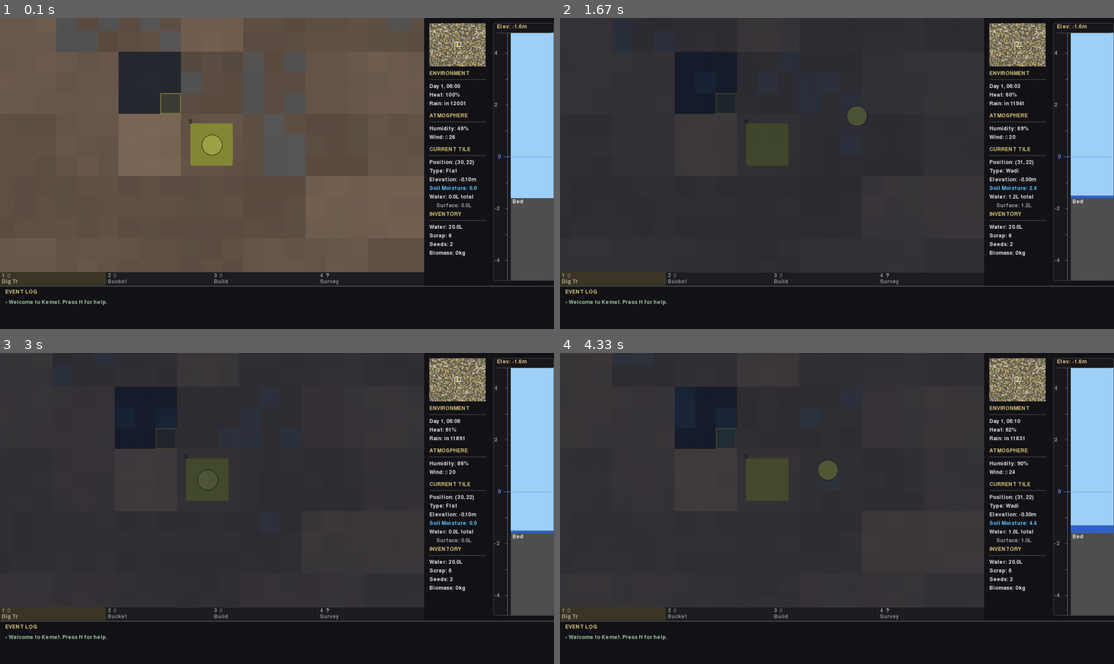
Above: before the commit, frames 1-4 (two rows, left to right).
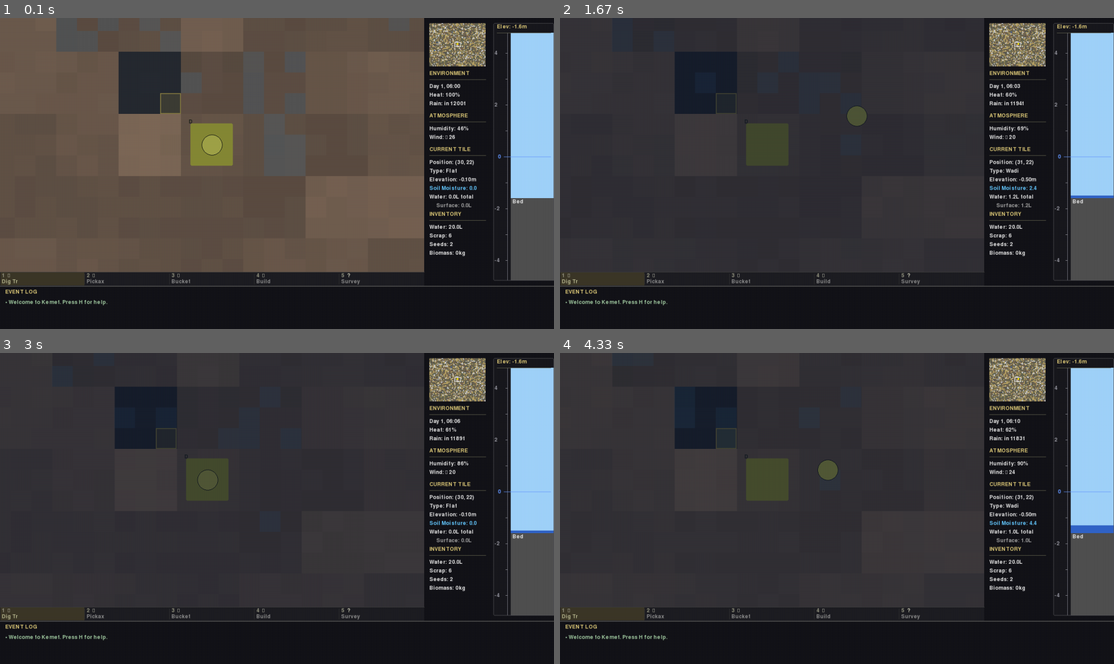
Above: after the commit, the same moments.

Repository: TimPasquini/Kemet
Game: pygame game, started from pygame_runner.py
Same seed, same stepped clock (60 frames per second), same inputs: the game is played once before the commit and once after it.
Inputs:
- Up to frame 1 (0.1 s): no input
- Up to frame 2 (1.67 s): hold D 0.33-0.8 s; hold W 0.83-1.13 s; hold D 1.17-1.63 s
- Up to frame 3 (3 s): hold A 1.67-2.2 s; hold S 2.23-2.53 s; hold A 2.57-2.97 s
- Up to frame 4 (4.33 s): hold W 3-3.37 s; hold D 3.4-4.03 s; hold S from 4.07 s (still down)

The runs differ from the first frame. In frame 1, 0.4% of the frame differs, in the area x 15-65%, y 81-86%; in frame 2, 0.4%; in frame 3, 0.4%; in frame 4, 0.4%.

Commit message:
Refactor terrain tools for incremental modification and bedrock access
- Update  and  in  to support , allowing tools to target specific soil layers.
- Add  to the default toolset.
- Update  dispatch in  to pass arguments to handlers.
- Refactor  to be permissive: removes tool strength checks and allows digging of any exposed layer (including bedrock).
- Refactor  to be permissive: uses scrap if available but functions without it.
- Update  to remove immutability checks for , enabling deep excavation.
- Ensure terrain modification is incremental (2 units/20cm per action) rather than clearing entire layers at once.

Diff:
--- a/ground.py
+++ b/ground.py
@@ -184,7 +184,9 @@
         """Set the depth for a specific layer."""
         depth = max(0, depth)  # Can't have negative depth
 
-        if layer == SoilLayer.REGOLITH:
+        if layer == SoilLayer.BEDROCK:
+            self.bedrock_depth = depth
+        elif layer == SoilLayer.REGOLITH:
             self.regolith_depth = depth
         elif layer == SoilLayer.SUBSOIL:
             self.subsoil_depth = depth
@@ -194,7 +196,6 @@
             self.topsoil_depth = depth
         elif layer == SoilLayer.ORGANICS:
             self.organics_depth = depth
-        # Bedrock depth is immutable
 
     def get_layer_elevation_range(self, layer: SoilLayer) -> Tuple[int, int]:
         """
@@ -244,9 +245,6 @@
 
     def add_material_to_layer(self, layer: SoilLayer, amount: int) -> None:
         """Add material to a layer (increases depth)."""
-        if layer == SoilLayer.BEDROCK:
-            return  # Can't modify bedrock
-
         current = self.get_layer_depth(layer)
         self.set_layer_depth(layer, current + amount)
 
@@ -256,9 +254,6 @@
 
         Returns the actual amount removed (could be less if layer is thinner).
         """
-        if layer == SoilLayer.BEDROCK:
-            return 0  # Can't modify bedrock
-
         current = self.get_layer_depth(layer)
         actual_removed = min(amount, current)
         self.set_layer_depth(layer, current - actual_removed)
--- a/main.py
+++ b/main.py
@@ -122,6 +122,14 @@
     trench_grid: np.ndarray | None = None     # Shape: (width*3, height*3), dtype=uint8
     terrain_changed: bool = True              # Flag to trigger elevation grid rebuild
 
+    # === Unified Terrain State (The Source of Truth) ===
+    # Shape: (6, width*3, height*3), dtype=int32. Index using SoilLayer enum.
+    terrain_layers: np.ndarray | None = None
+    # Shape: (width*3, height*3), dtype=int32. Base elevation of bedrock.
+    bedrock_base: np.ndarray | None = None
+    # Shape: (width*3, height*3), dtype=int32. Micro-terrain offset in depth units.
+    elevation_offset_grid: np.ndarray | None = None
+
     # === Player convenience properties for backwards compatibility ===
     @property
     def player(self) -> Point:
@@ -167,6 +175,20 @@
         subsquare = tile.subgrid[local_x][local_y]
         return tile, subsquare, (local_x, local_y)
 
+    def is_subsquare_blocked(self, sub_x: int, sub_y: int) -> bool:
+        """Check if a subsquare is blocked for movement."""
+        # Bounds check
+        if not (0 <= sub_x < self.width * 3 and 0 <= sub_y < self.height * 3):
+            return True
+
+        # Check for structure (O(1) lookup)
+        if (sub_x, sub_y) in self.structures:
+            return True
+
+        # Future: Check for impassable terrain types in your new unified grid
+
+        return False
+
     # === Weather convenience properties ===
     @property
     def day(self) -> int:
@@ -244,6 +266,12 @@
 
     # Initialize water grid early for map generation
     water_grid = np.zeros((width * SUBGRID_SIZE, height * SUBGRID_SIZE), dtype=np.int32)
+
+    # Initialize unified terrain arrays
+    terrain_layers = np.zeros((len(SoilLayer), width * SUBGRID_SIZE, height * SUBGRID_SIZE), dtype=np.int32)
+    bedrock_base = np.zeros((width * SUBGRID_SIZE, height * SUBGRID_SIZE), dtype=np.int32)
+    elevation_offset_grid = np.zeros((width * SUBGRID_SIZE, height * SUBGRID_SIZE), dtype=np.int32)
+
     elevation_grid = np.zeros((width * SUBGRID_SIZE, height * SUBGRID_SIZE), dtype=np.int32)
 
     tiles = generate_map(width, height, water_grid)
@@ -256,6 +284,27 @@
     depot_tile.terrain = create_default_terrain(elevation_to_units(-2.0), elevation_to_units(1.0))
     depot_tile.wellspring_output = 0
     depot_tile.depot = True
+
+    # Populate unified terrain arrays from the generated object graph
+    for x in range(width):
+        for y in range(height):
+            tile = tiles[x][y]
+            for sx in range(SUBGRID_SIZE):
+                for sy in range(SUBGRID_SIZE):
+                    # Calculate global sub-grid coordinates
+                    gx, gy = x * SUBGRID_SIZE + sx, y * SUBGRID_SIZE + sy
+
+                    subsquare = tile.subgrid[sx][sy]
+                    # Use override if present, else tile terrain
+                    terrain = get_subsquare_terrain(subsquare, tile.terrain)
+
+                    # Fill bedrock base
+                    bedrock_base[gx, gy] = terrain.bedrock_base
+                    # Fill elevation offset (convert meters to units)
+                    elevation_offset_grid[gx, gy] = elevation_to_units(subsquare.elevation_offset)
+                    # Fill layers
+                    for layer in SoilLayer:
+                        terrain_layers[layer, gx, gy] = terrain.get_layer_depth(layer)
 
     # Initialize player at center of starting tile (in sub-grid coords)
     start_subsquare = tile_center_subsquare(start_tile[0], start_tile[1])
@@ -286,6 +335,9 @@
         water_pool=water_pool,
         moisture_grid=moisture_grid,
         trench_grid=trench_grid,
+        terrain_layers=terrain_layers,
+        bedrock_base=bedrock_base,
+        elevation_offset_grid=elevation_offset_grid,
     )
 
 
@@ -304,33 +356,29 @@
     state.messages.append("Dug a trench; flow improves, evap drops here.")
 
 
-def terrain_action(state: GameState, action: str) -> None:
+def terrain_action(state: GameState, action: str, args: List[str]) -> None:
     """Dispatch terrain tool actions (shovel submenu)."""
     if action == "trench":
         dig_trench(state)
     elif action == "lower":
-        lower_ground(state)
+        # args[0] should be the limit layer name (e.g. "topsoil")
+        limit = args[0] if args else "bedrock"
+        lower_ground(state, limit)
     elif action == "raise":
-        raise_ground(state)
+        # args[0] should be the target layer name (e.g. "topsoil")
+        target = args[0] if args else "topsoil"
+        raise_ground(state, target)
     else:
         state.messages.append(f"Unknown terrain action: {action}")
 
 
-def lower_ground(state: GameState) -> None:
+def lower_ground(state: GameState, min_layer_name: str = "bedrock") -> None:
     tile, subsquare, _ = state.get_target_tile_and_subsquare()
     # Get or create terrain override for this sub-square
     terrain = ensure_terrain_override(subsquare, tile.terrain)
     # Find the exposed layer and remove from it
     exposed = terrain.get_exposed_layer()
-    if exposed == SoilLayer.BEDROCK:
-        state.messages.append("Can't dig further - hit bedrock!")
-        return
-    if exposed == SoilLayer.REGOLITH:
-        state.messages.append("Can't dig further - regolith too hard!")
-        return
-    if terrain.get_layer_depth(exposed) <= MIN_LAYER_THICKNESS:
-        state.messages.append("Layer too thin to dig more.")
-        return
+
     sub_pos = state.get_action_target_subsquare()
     subsquare.invalidate_appearance()
     state.dirty_subsquares.add(sub_pos)
@@ -342,25 +390,32 @@
     state.messages.append(f"Removed {units_to_meters(removed):.2f}m {material_name}. Elev: {new_elev:.2f}m")
 
 
-def raise_ground(state: GameState) -> None:
-    if state.inventory.scrap < 1:
-        state.messages.append("Need 1 scrap to raise ground.")
-        return
+def raise_ground(state: GameState, target_layer_name: str = "topsoil") -> None:
     tile, subsquare, _ = state.get_target_tile_and_subsquare()
     sub_pos = state.get_action_target_subsquare()
     # Get or create terrain override for this sub-square
     terrain = ensure_terrain_override(subsquare, tile.terrain)
-    state.inventory.scrap -= 1
+
+    cost = 0
+    if state.inventory.scrap > 0:
+        state.inventory.scrap -= 1
+        cost = 1
+
     subsquare.invalidate_appearance()
     state.dirty_subsquares.add(sub_pos)
     state.invalidate_elevation_range()  # Terrain changed
     state.terrain_changed = True
-    # Add to exposed layer (which becomes the new surface)
-    exposed = terrain.get_exposed_layer()
-    terrain.add_material_to_layer(exposed, 2)
-    material_name = terrain.get_layer_material(exposed)
+
+    # Resolve target string to enum
+    try:
+        target_layer = SoilLayer[target_layer_name.upper()]
+    except KeyError:
+        target_layer = SoilLayer.TOPSOIL
+
+    terrain.add_material_to_layer(target_layer, 2)
+    material_name = terrain.get_layer_material(target_layer)
     new_elev = units_to_meters(terrain.get_surface_elevation()) + subsquare.elevation_offset
-    state.messages.append(f"Added {material_name} (cost 1 scrap). Elev: {new_elev:.2f}m")
+    state.messages.append(f"Added {material_name} (cost {cost} scrap). Elev: {new_elev:.2f}m")
 
 
 def collect_water(state: GameState) -> None:
@@ -520,7 +575,7 @@
 def handle_command(state: GameState, cmd: str, args: List[str]) -> bool:
     """Process a player command. Returns True if the game should quit."""
     command_map = {
-        "terrain": lambda s, a: terrain_action(s, a[0] if a else ""),
+        "terrain": lambda s, a: terrain_action(s, a[0] if a else "", a[1:]),
         "build": lambda s, a: build_structure(s, a[0]) if a else s.messages.append("Usage: build <type>"),
         "collect": lambda s, a: collect_water(s),
         "pour": lambda s, a: pour_water(s, float(a[0])) if a else s.messages.append("Usage: pour <liters>"),
--- a/pygame_runner.py
+++ b/pygame_runner.py
@@ -181,7 +181,7 @@
     show_help: bool,
     background_surface: pygame.Surface = None,
     map_surface: pygame.Surface = None,
-) -> None:
+) -> pygame.Surface:
     """Render everything to the virtual screen at fixed resolution."""
     virtual_screen.fill(COLOR_BG_DARK)
 
@@ -192,7 +192,7 @@
     scaled_sub_tile_size = int(scaled_tile_size / SUBGRID_SIZE)
 
     # Ensure map surface is large enough for the viewport
-    if map_surface.get_width() != camera.viewport_width or map_surface.get_height() != camera.viewport_height:
+    if map_surface is None or map_surface.get_width() != camera.viewport_width or map_surface.get_height() != camera.viewport_height:
         # This shouldn't happen often if camera viewport is fixed to layout
         map_surface = pygame.Surface((camera.viewport_width, camera.viewport_height))
 
@@ -211,9 +211,8 @@
     render_player(map_surface, state, camera, player_world_pos, scaled_tile_size)
     render_night_overlay(map_surface, state.heat)
 
-    # Scale map surface to fit the ui_state's map rect
-    scaled_map = pygame.transform.scale(map_surface, ui_state.map_rect.size)
-    virtual_screen.blit(scaled_map, ui_state.map_rect.topleft)
+    # Blit map surface directly (sizes match)
+    virtual_screen.blit(map_surface, ui_state.map_rect.topleft)
 
     # 2. Render sidebar elements
     # Two-column layout:
@@ -266,6 +265,8 @@
     else:
         render_event_log(virtual_screen, font, state,
                          (log_x, log_y), LOG_PANEL_HEIGHT, ui_state.log_scroll_offset)
+
+    return map_surface
 
 
 def blit_virtual_to_screen(virtual_screen: pygame.Surface, screen: pygame.Surface) -> None:
@@ -518,27 +519,9 @@
             if keys[pygame.K_d]:
                 vx += move_speed_subsquares
 
-            def is_blocked(sub_x: int, sub_y: int) -> bool:
-                """Check if a subsquare is blocked for movement."""
-                from subgrid import subgrid_to_tile, get_subsquare_index
-
-                tile_x, tile_y = subgrid_to_tile(sub_x, sub_y)
-                tile = state.tiles[tile_x][tile_y]
-
-                # REMOVED: Block on rock tiles
-                # Rock tiles are now passable terrain
-
-                # Check if this specific subsquare has a structure
-                local_x, local_y = get_subsquare_index(sub_x, sub_y)
-                subsquare = tile.subgrid[local_x][local_y]
-                if subsquare.structure_id is not None:
-                    return True
-
-                return False
-
             update_player_movement(
                 state.player_state, (vx, vy), dt,
-                world_sub_width, world_sub_height, is_blocked
+                world_sub_width, world_sub_height, state.is_subsquare_blocked
             )
 
         # Camera follows player (get pixel position from player state)
@@ -574,7 +557,7 @@
             visible_messages = (ui_state.log_panel_rect.height - 40) // 18
 
         # Render to virtual screen
-        render_to_virtual_screen(
+        map_surface = render_to_virtual_screen(
             virtual_screen, font, state, camera, tile_size, state.get_elevation_range(),
             (player_px, player_py),
             toolbar, ui_state, show_help, background_surface, map_surface
--- a/tools.py
+++ b/tools.py
@@ -33,6 +33,7 @@
     description: str
     cost: Dict[str, int] = field(default_factory=dict)  # Resource costs
     icon: str = "?"
+    action_args: List[str] = field(default_factory=list) # Extra args for the action
 
 
 @dataclass
@@ -80,7 +81,7 @@
         if self.options:
             opt = self.get_current_option()
             if opt:
-                return self.action, [opt.id]
+                return self.action, [opt.id] + opt.action_args
         return self.action, self.action_args
 
 
@@ -95,11 +96,25 @@
     category=ToolCategory.TERRAIN,
     icon="⌁",
     options=[
-        ToolOption("trench", "Dig Trench", "Reduces evaporation, improves flow"),
-        ToolOption("lower", "Lower Ground", "Remove topsoil to lower elevation"),
-        ToolOption("raise", "Raise Ground", "Add topsoil (1 scrap)", cost={"scrap": 1}),
+        ToolOption("trench", "Dig Trench", "Reduces evaporation, improves flow", action_args=["topsoil"]),
+        ToolOption("lower", "Lower Ground", "Remove topsoil/organics", action_args=["topsoil"]),
+        ToolOption("raise", "Raise Ground", "Add topsoil (1 scrap)", cost={"scrap": 1}, action_args=["topsoil"]),
     ],
     action="terrain",  # Will dispatch based on selected option
+)
+
+TOOL_PICKAXE = Tool(
+    id="pickaxe",
+    name="Pickaxe",
+    description="Break hard rock and compact soil",
+    category=ToolCategory.TERRAIN,
+    icon="⛏",
+    options=[
+        ToolOption("trench", "Dig Trench", "Dig trench in hard ground", action_args=["regolith"]),
+        ToolOption("lower", "Break Ground", "Dig regolith/subsoil", action_args=["regolith"]),
+        ToolOption("raise", "Pile Gravel", "Add gravel/regolith (1 scrap)", cost={"scrap": 1}, action_args=["regolith"]),
+    ],
+    action="terrain",
 )
 
 TOOL_BUCKET = Tool(
@@ -139,6 +154,7 @@
 # Default toolbar configuration
 DEFAULT_TOOLS: List[Tool] = [
     TOOL_SHOVEL,
+    TOOL_PICKAXE,
     TOOL_BUCKET,
     TOOL_BUILD,
     TOOL_SURVEY,
